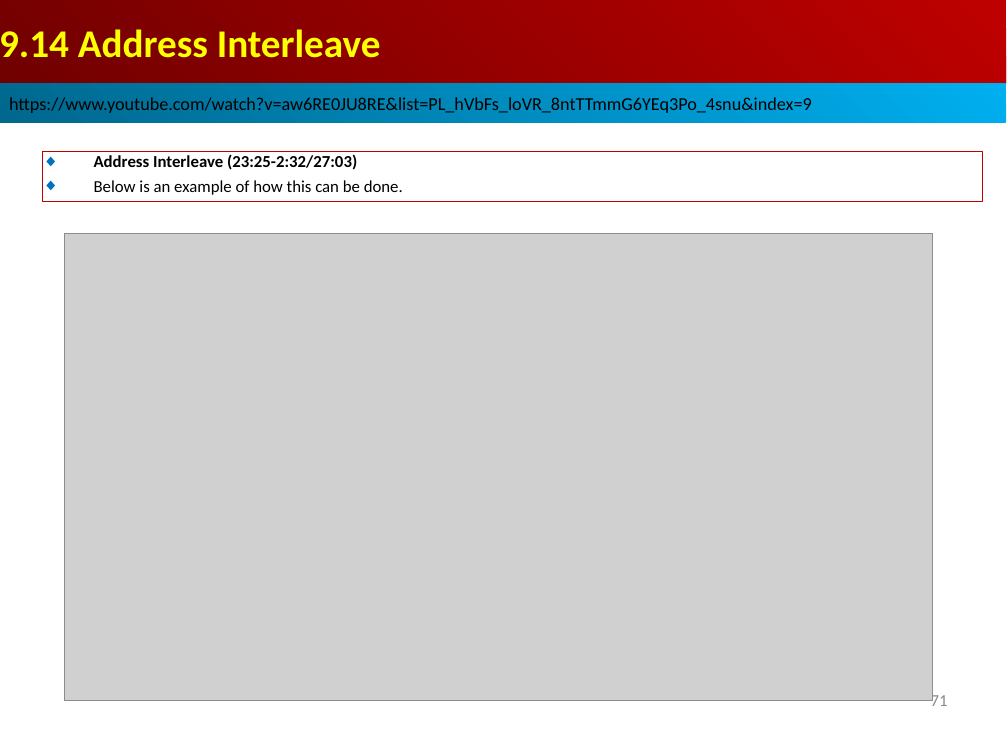
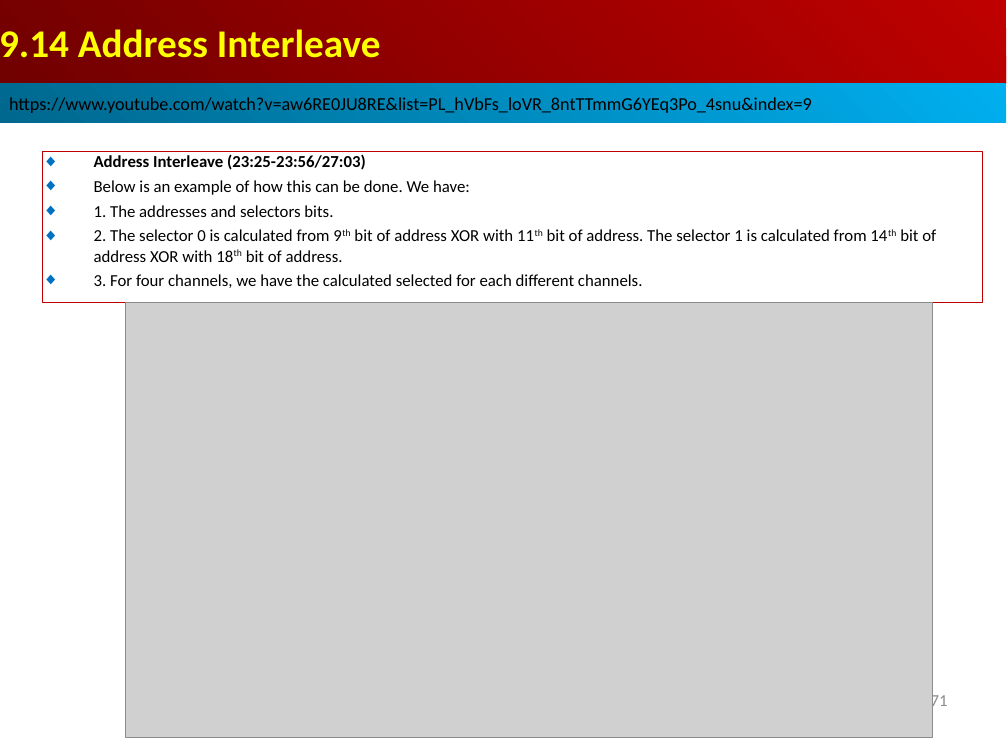
Before and after one commit to peterhchen/AIU_CS850_Gem5_McPAT, a slide deck: slide 71 of 050_Gem5/009.MemMod/000_Video/009.MemMod.ppt. Drawn at 1008x756 pixels with LibreOffice and Linux fonts; fonts in the diff are those of the drawing; grey boxes stand for pictures. Boxes give left, top, right and bottom in pixels: in the first picture for what was removed or moved away, otherwise in the second. Text is boxed around its words. In the diff, an @@ line names an element or a change of style, - is before the commit and + after.

```diff
--- a/050_Gem5/009.MemMod/000_Video/009.MemMod.ppt
+++ b/050_Gem5/009.MemMod/000_Video/009.MemMod.ppt
@@ rectangle "Address Interleave (23:25-23:56/27:03)": place and size @@
-rectangle "Address Interleave (23:25-23:56/27:03)" at (42, 151, 983, 202)
+rectangle "Address Interleave (23:25-23:56/27:03)" at (42, 151, 983, 302)
@@ text in rectangle at (94, 154, 936, 288): text changed; bold off @@
-◆ Address Interleave (23:25-2:32/27:03)
-◆ Below is an example of how this can be done.
+◆ Address Interleave (23:25-23:56/27:03)
+◆ Below is an example of how this can be done. We have:
+◆ 1. The addresses and selectors bits.
+◆ 2. The selector 0 is calculated from 9th bit of address XOR with 11th bit of address. The selector 1 is calculated from 14th bit of address XOR with 18th bit of address.
+◆ 3. For four channels, we have the calculated selected for each different channels.
@@ picture: place and size @@
-picture at (65, 233, 932, 701)
+picture at (126, 302, 932, 737)
@@ page number rewrapped from (931, 693, 948, 706) to (931, 693, 948, 711) @@
```
Also in this commit, not shown: 14 other slides changed, 8 slides added.
